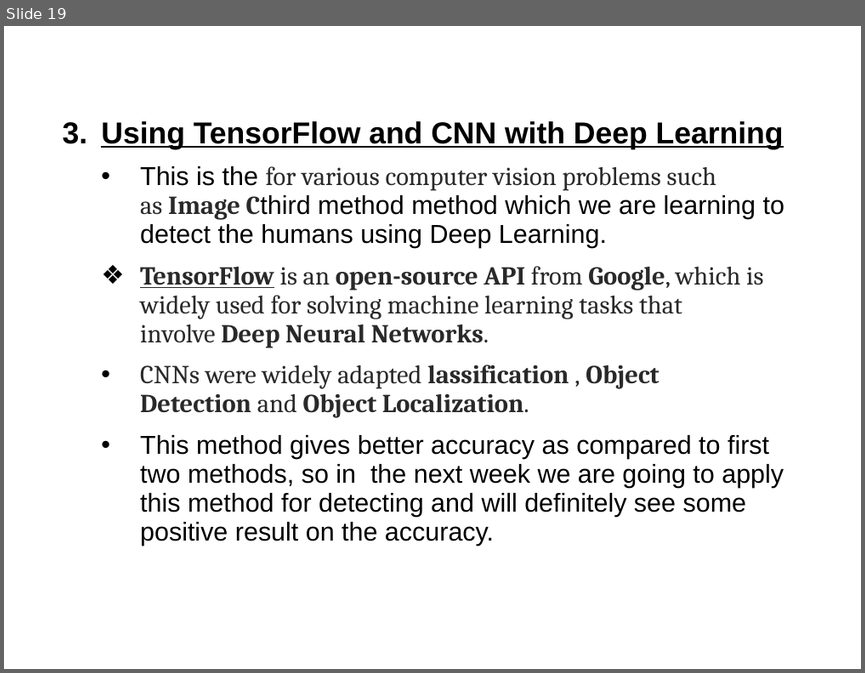
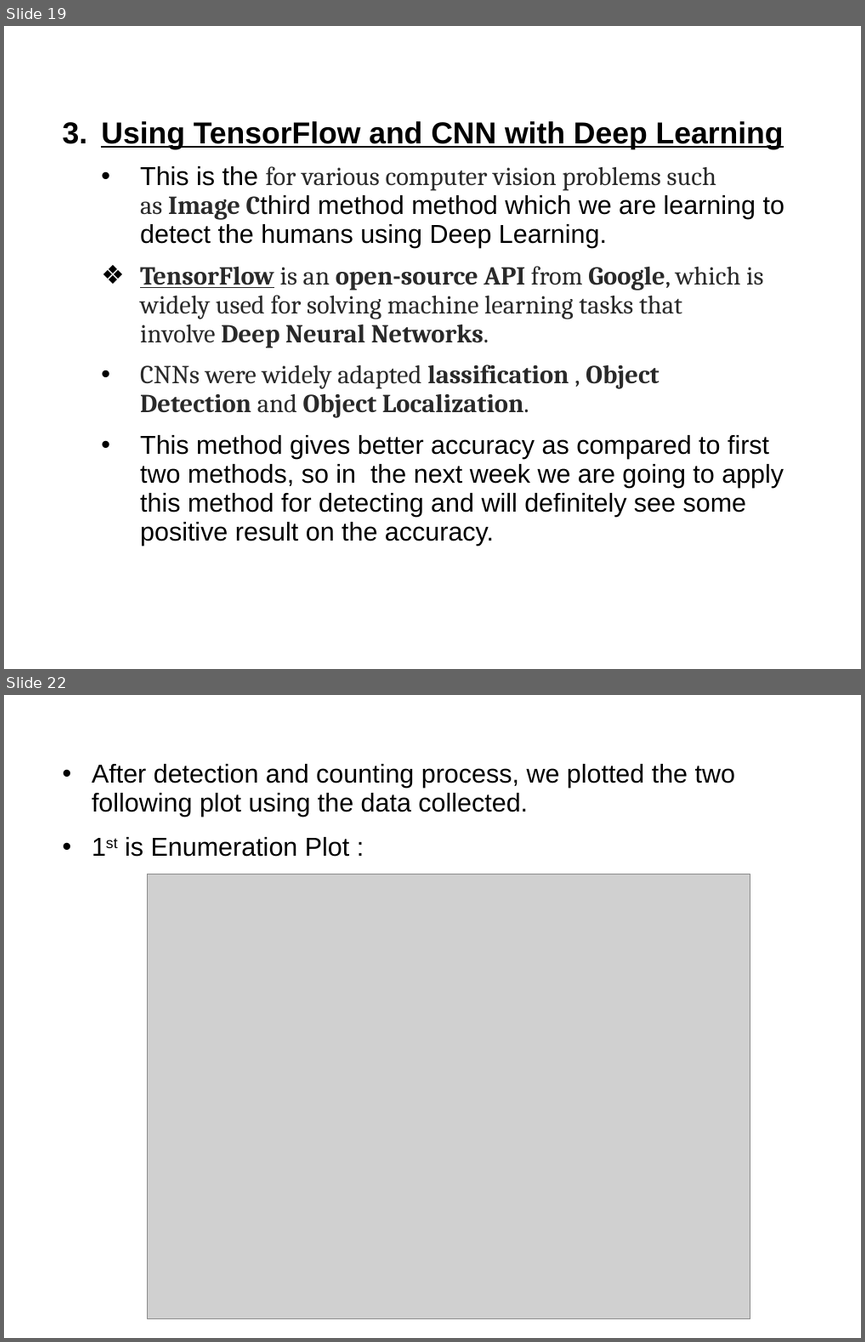
Before and after one commit to akash-rajak/Real-Time-Human-Detection-Counting, a slide deck: PPT + Report/Weekly Update.ppt. Shown one above the other, each under a label of ours: slide 19 before the commit, slides 19 and 22 after it; the slides between them are not shown. The pictures are 865x673 and 865x1342 pixels, drawn with LibreOffice and Linux fonts; fonts in the diff are those of the drawing; grey boxes stand for pictures; background and template pictures are left out. Boxes give left, top, right and bottom in pixels: in the first picture for what was removed or moved away, otherwise in the second. Text is boxed around its words. In the diff, an @@ line names an element or a change of style, - is before the commit and + after.

```diff
--- a/PPT + Report/Weekly Update.ppt
+++ b/PPT + Report/Weekly Update.ppt
@@ slide 22 added at <box>4,695,861,1338</box>, background picture (left out) @@
@@ text added at <box>92,764,735,857</box>, 24 pt, text #000000 @@
+• After detection and counting process, we plotted the two following plot using the data collected.
+• 1st is Enumeration Plot :
@@ picture added at <box>148,873,750,1320</box> @@
```
Also in this commit, not shown: 3 other slides added, 2 other files.
